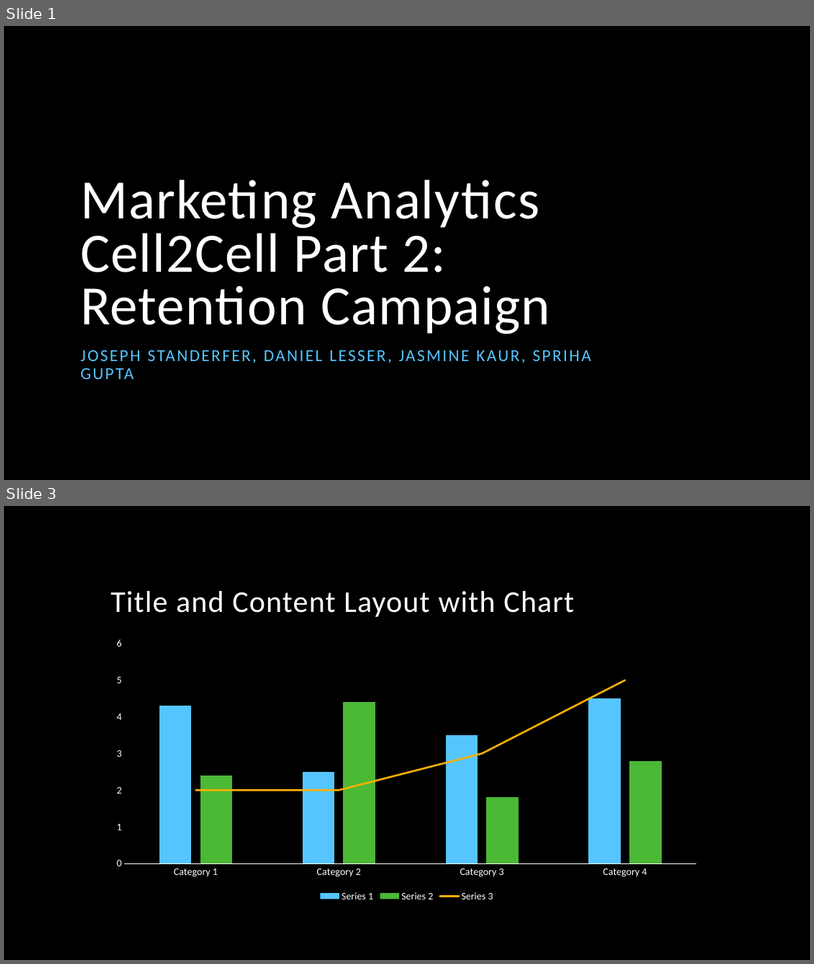
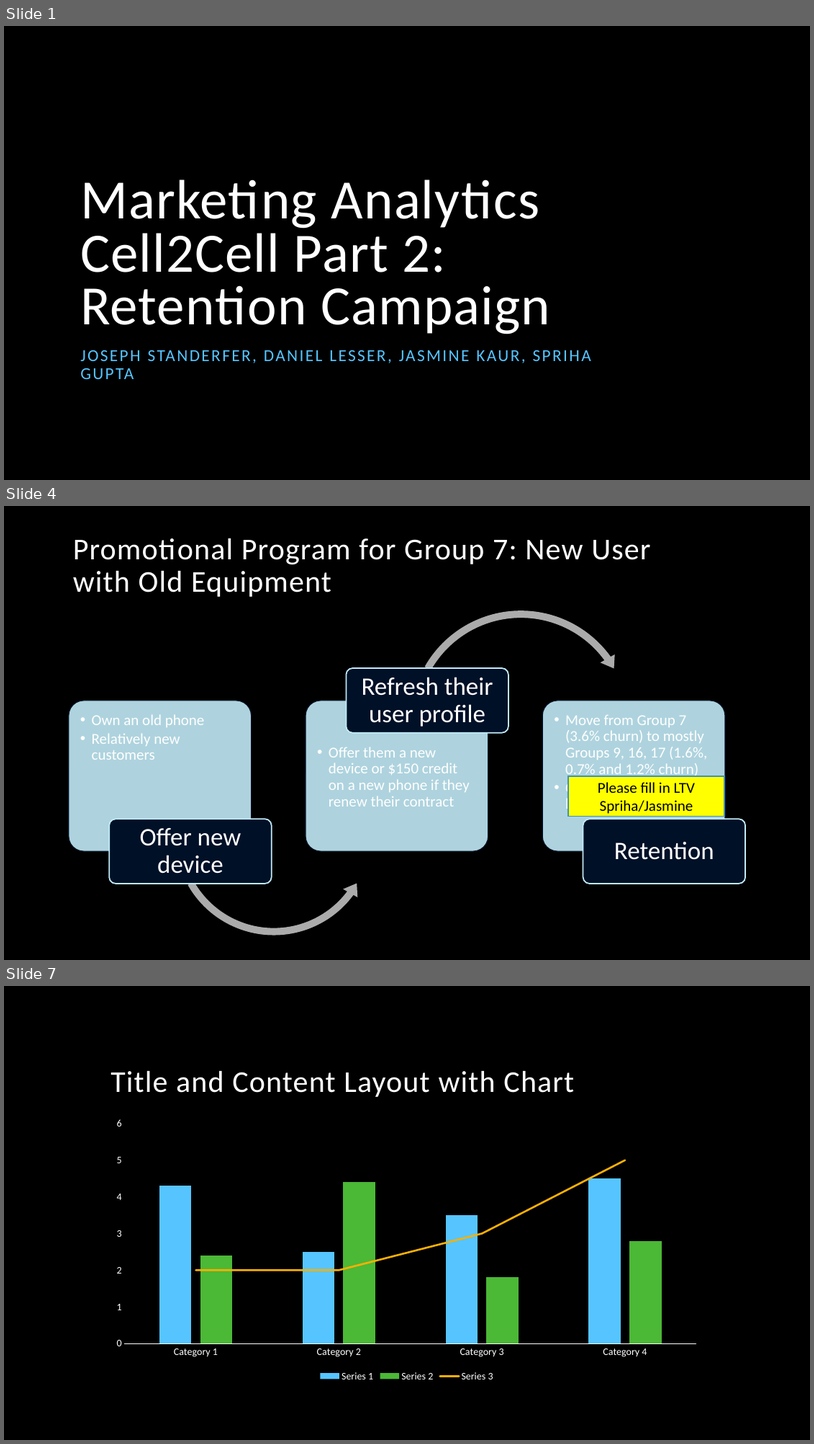
Before and after one commit to Oldyeller89/M_A_HW_Git, a slide deck: Assignment7/Group2_Presentation_Cell2CellPart2.pptx. Shown one above the other, each under a label of ours: slides 1 and 3 before the commit, slides 1, 4 and 7 after it; the slides between them are not shown. The pictures are 814x964 and 814x1444 pixels, drawn with LibreOffice and Linux fonts; fonts in the diff are those of the drawing; background and template pictures are left out. Boxes give left, top, right and bottom in pixels: in the first picture for what was removed or moved away, otherwise in the second. Text is boxed around its words. In the diff, an @@ line names an element or a change of style, - is before the commit and + after.

```diff
--- a/Assignment7/Group2_Presentation_Cell2CellPart2.pptx
+++ b/Assignment7/Group2_Presentation_Cell2CellPart2.pptx
@@ slide 4 added at box(4, 506, 810, 960), background picture (left out) @@
@@ title added at box(73, 538, 651, 597), 36 pt, text #FFFFFF @@
+Promotional Program for Group 7: New User with Old Equipment
@@ rectangle added at box(568, 776, 725, 816), fill #FFFF00, outline #4092BD 1 pt, 18 pt, text #000000 @@
+Please fill in LTV Spriha/Jasmine
@@ group added at box(69, 606, 746, 939): 6 rounded rectangles, 6 texts, 1 left circular arrow, 1 circular arrow @@
+  • Own an old phone
+  • Relatively new customers
+Offer new device
+  • Offer them a new device or $150 credit on a new phone if they renew their contract
+Refresh their user profile
+  • Move from Group 7 (3.6% churn) to mostly Groups 9, 16, 17 (1.6%, 0.7% and 1.2% churn)
+  • Generate $$xxx extra lifetime value
+Retention
@@ what was slide 3 is now slide 7 @@
```
Also in this commit, not shown: 1 slide changed, 3 other slides added, 2 other files.
